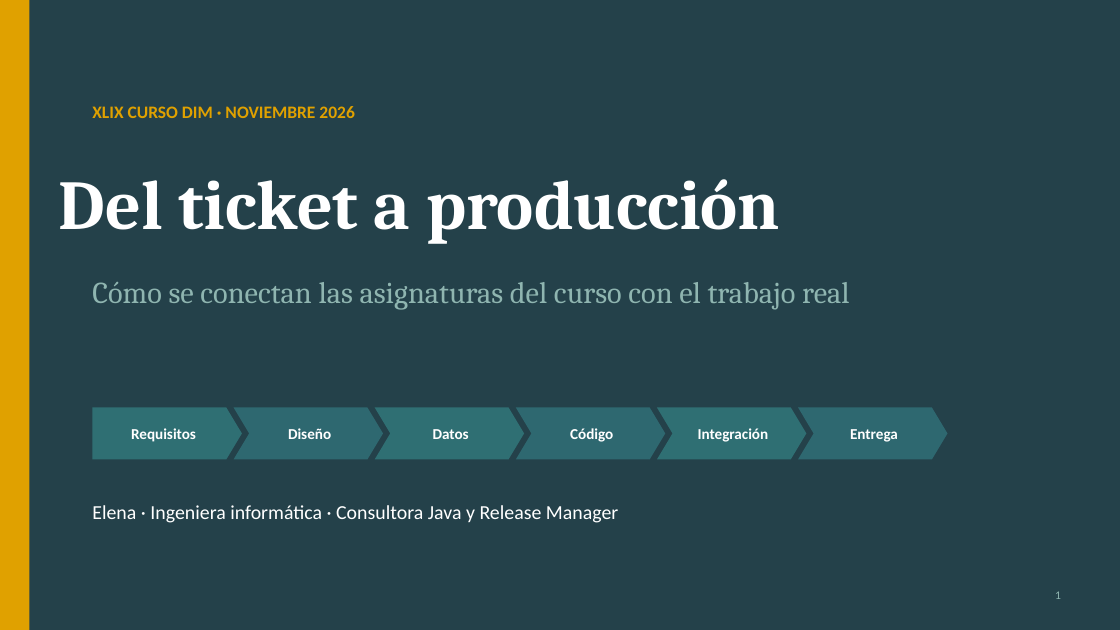
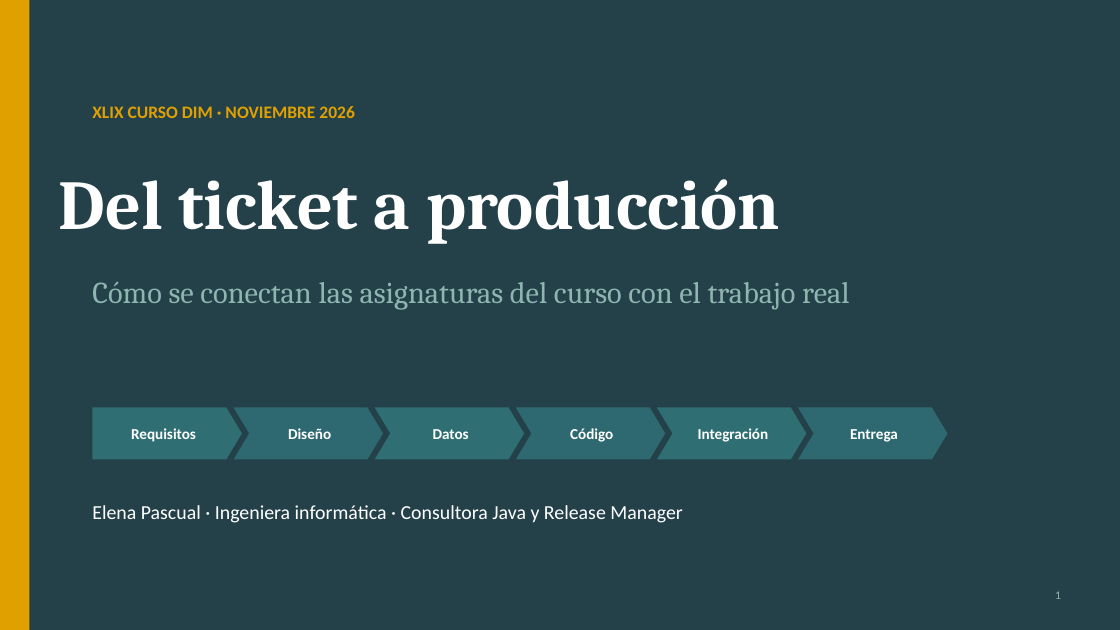
Before and after one commit to elenapascualfr/AZ-204, a slide deck: slide 1 of charla-dim/Del_ticket_a_produccion_XLIX_DIM_v2.pptx. Drawn at 1120x630 pixels with LibreOffice and Linux fonts; fonts in the diff are those of the drawing. Boxes give left, top, right and bottom in pixels: in the first picture for what was removed or moved away, otherwise in the second. Text is boxed around its words. In the diff, an @@ line names an element or a change of style, - is before the commit and + after.

```diff
--- a/charla-dim/Del_ticket_a_produccion_XLIX_DIM_v2.pptx
+++ b/charla-dim/Del_ticket_a_produccion_XLIX_DIM_v2.pptx
@@ text at [92,505,682,523]: text changed @@
-Elena · Ingeniera informática · Consultora Java y Release Manager
+Elena Pascual · Ingeniera informática · Consultora Java y Release Manager
```
Also in this commit, not shown: 1 other file.
